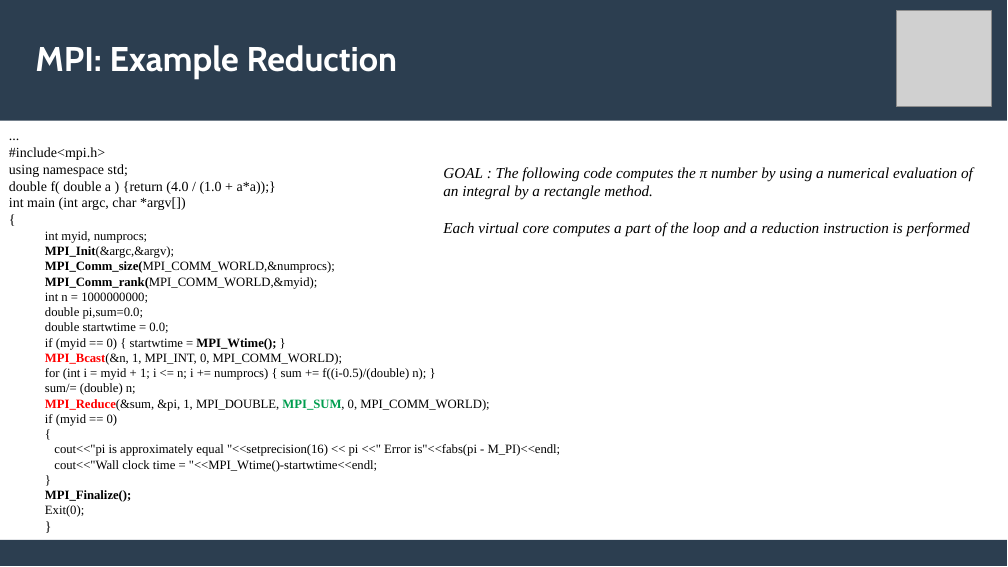
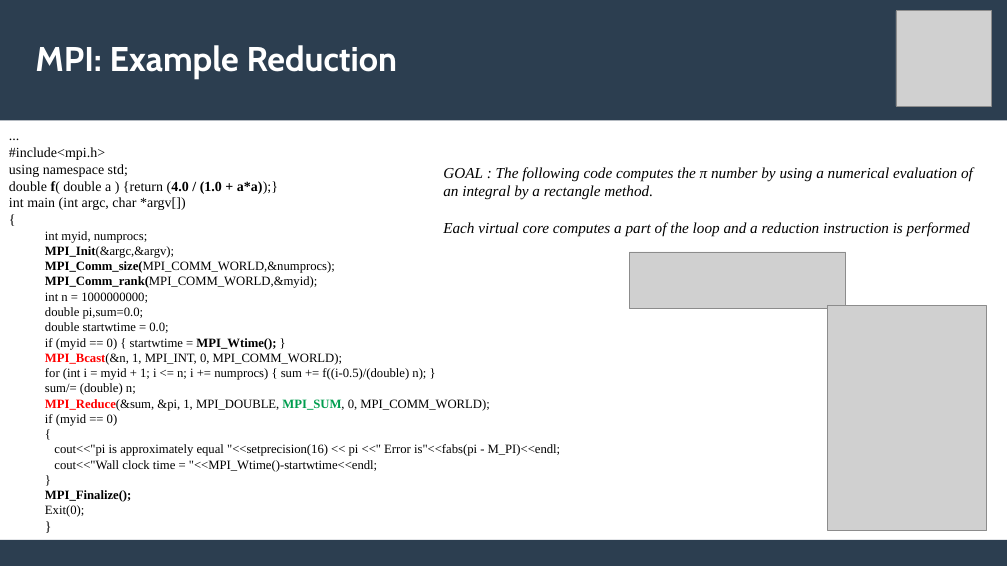
Before and after one commit to lemoinep/ParallelProgramming, a slide deck: slide 26 of MySlides/Session2_ParallelProgramming_MPI.pptx (slide 24 before the commit). Drawn at 1008x567 pixels with LibreOffice and Linux fonts; fonts in the diff are those of the drawing; grey boxes stand for pictures. Boxes give left, top, right and bottom in pixels: in the first picture for what was removed or moved away, otherwise in the second. Text is boxed around its words. In the diff, an @@ line names an element or a change of style, - is before the commit and + after.

```diff
--- a/MySlides/Session2_ParallelProgramming_MPI.pptx
+++ b/MySlides/Session2_ParallelProgramming_MPI.pptx
@@ text at <box>9,181,278,194</box>: bold on in "f( (4.0 / (1.0 + a*a));}" @@
@@ picture added at <box>629,252,846,309</box> @@
@@ picture added at <box>829,306,988,531</box> @@
```
Also in this commit, not shown: 11 other slides changed, 6 slides added, 3 slides removed, 1 other file.
